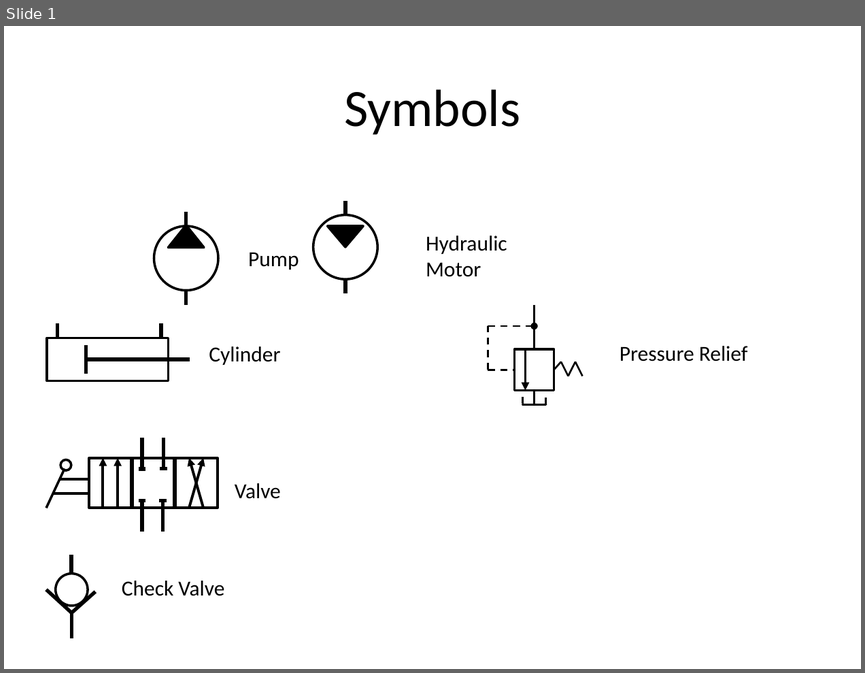
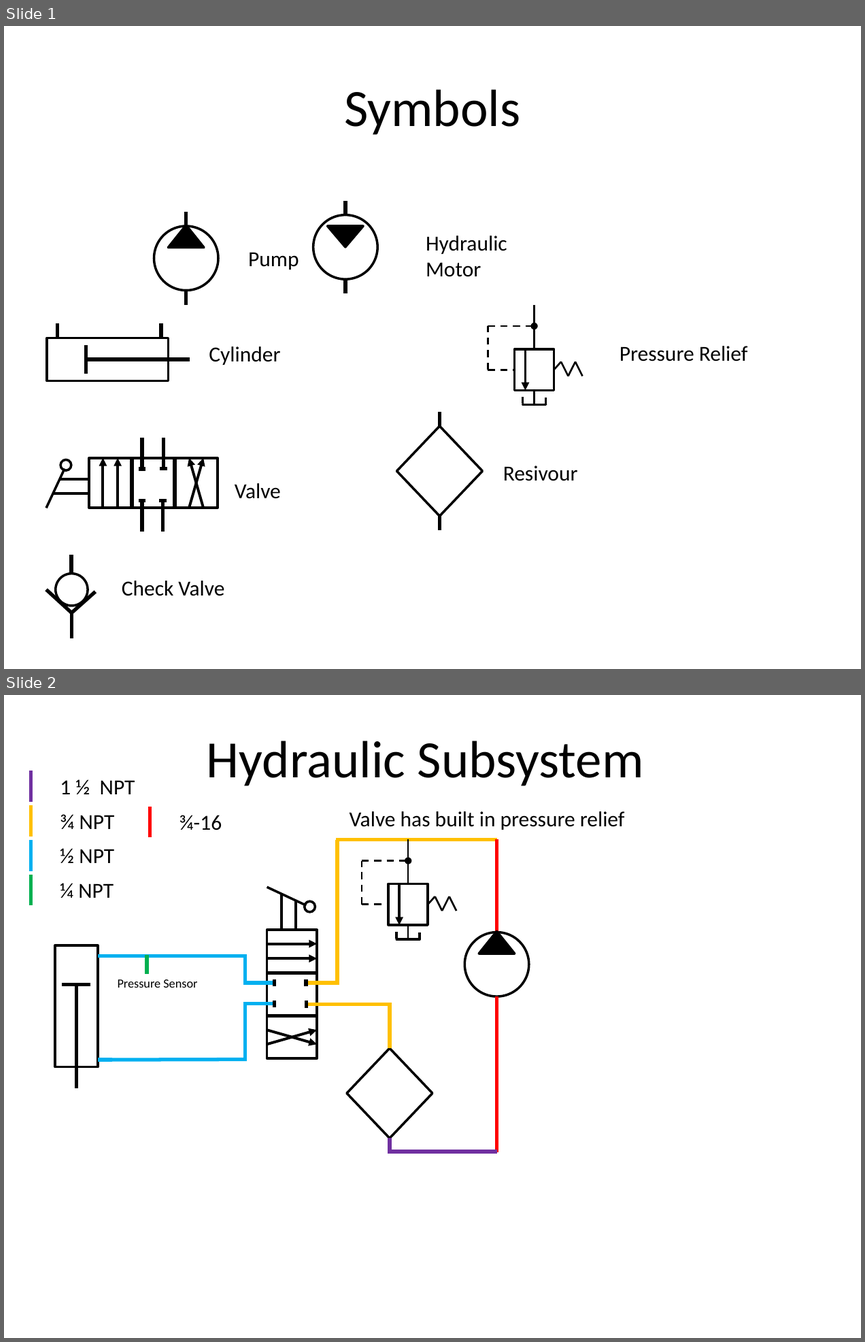
Before and after one commit to TheBengineer/Bridge-Tester, a slide deck: Design/Subsystems/Hydraulic.pptx. Shown one above the other, each under a label of ours: slide 1 before the commit, slides 1 and 2 after it. The pictures are 865x673 and 865x1342 pixels, drawn with LibreOffice and Linux fonts; fonts in the diff are those of the drawing. Boxes give left, top, right and bottom in pixels: in the first picture for what was removed or moved away, otherwise in the second. Text is boxed around its words. In the diff, an @@ line names an element or a change of style, - is before the commit and + after.

Commit message:
Finished Hydraulic Design Updated BOM.xlsx with new parts

```diff
--- a/Design/Subsystems/Hydraulic.pptx
+++ b/Design/Subsystems/Hydraulic.pptx
@@ slide 2 added at bbox=[4, 695, 861, 1338], background #FFFFFF @@
@@ title added at bbox=[207, 741, 644, 786], 44 pt, text #000000 @@
+Hydraulic Subsystem
@@ line added from (31, 801) to (31, 770), #7030A0 3 pt @@
@@ text added at bbox=[60, 779, 135, 794], 18 pt, text #000000 @@
+1 ½ NPT
@@ line added from (31, 836) to (31, 806), #FFC000 3 pt @@
@@ text added at bbox=[60, 814, 115, 829], 18 pt, text #000000 @@
+¾ NPT
@@ line added from (150, 837) to (150, 807), #FF0000 3 pt @@
@@ text added at bbox=[179, 815, 222, 830], 18 pt, text #000000 @@
+¾-16
@@ text added at bbox=[349, 811, 625, 830], 18 pt, text #000000 @@
+Valve has built in pressure relief
@@ line added from (31, 870) to (31, 840), #00B0F0 3 pt @@
@@ text added at bbox=[60, 848, 114, 863], 18 pt, text #000000 @@
+½ NPT
@@ line added from (496, 840) to (336, 840), #FFC000 3 pt @@
@@ line added from (337, 840) to (337, 985), #FFC000 3 pt @@
@@ line added from (496, 839) to (496, 919), #FF0000 3 pt @@
@@ line added from (31, 906) to (31, 874), #00B050 3 pt @@
@@ text added at bbox=[60, 883, 113, 898], 18 pt, text #000000 @@
+¼ NPT
@@ group added at bbox=[243, 887, 337, 1058]: 13 lines, 4 arrows, 1 ellipse, 1 rectangle @@
@@ group added at bbox=[361, 839, 456, 939]: 11 lines, 2 arrows, 1 rectangle @@
@@ group added at bbox=[465, 918, 529, 1011]: 2 lines, 1 ellipse, 1 flow chart extract @@
@@ line added from (247, 955) to (109, 955), #00B0F0 3 pt @@
@@ line added from (147, 974) to (147, 955), #00B050 3 pt @@
@@ line added from (245, 983) to (245, 955), #00B0F0 3 pt @@
@@ text added at bbox=[118, 979, 197, 987], 10.5 pt, text #000000 @@
+Pressure Sensor
@@ group added at bbox=[56, 945, 112, 1088]: 4 lines, 1 rectangle @@
@@ line added from (245, 1059) to (245, 1002), #00B0F0 3 pt @@
@@ line added from (390, 1004) to (336, 1004), #FFC000 3 pt @@
@@ line added from (390, 1038) to (390, 1002), #FFC000 3 pt @@
@@ line added from (496, 1152) to (496, 1008), #FF0000 3 pt @@
@@ line added from (390, 1048) to (390, 1034), #FFC000 3 pt @@
@@ line added from (247, 1059) to (109, 1059), #00B0F0 3 pt @@
@@ diamond added at bbox=[347, 1048, 432, 1138], fill #FFFFFF, outline #000000 2 pt @@
@@ line added from (390, 1152) to (390, 1138), #7030A0 3 pt @@
@@ line added from (388, 1151) to (496, 1151), #7030A0 3 pt @@
@@ slide 1 changed as well @@
@@ line added from (439, 426) to (439, 412), #000000 3 pt @@
@@ diamond added at bbox=[396, 426, 482, 516], fill #FFFFFF, outline #000000 2 pt @@
@@ text added at bbox=[503, 465, 578, 481], 18 pt, text #000000 @@
+Resivour
@@ line added from (439, 530) to (439, 515), #000000 3 pt @@
```
Also in this commit, not shown: 1 other file.
